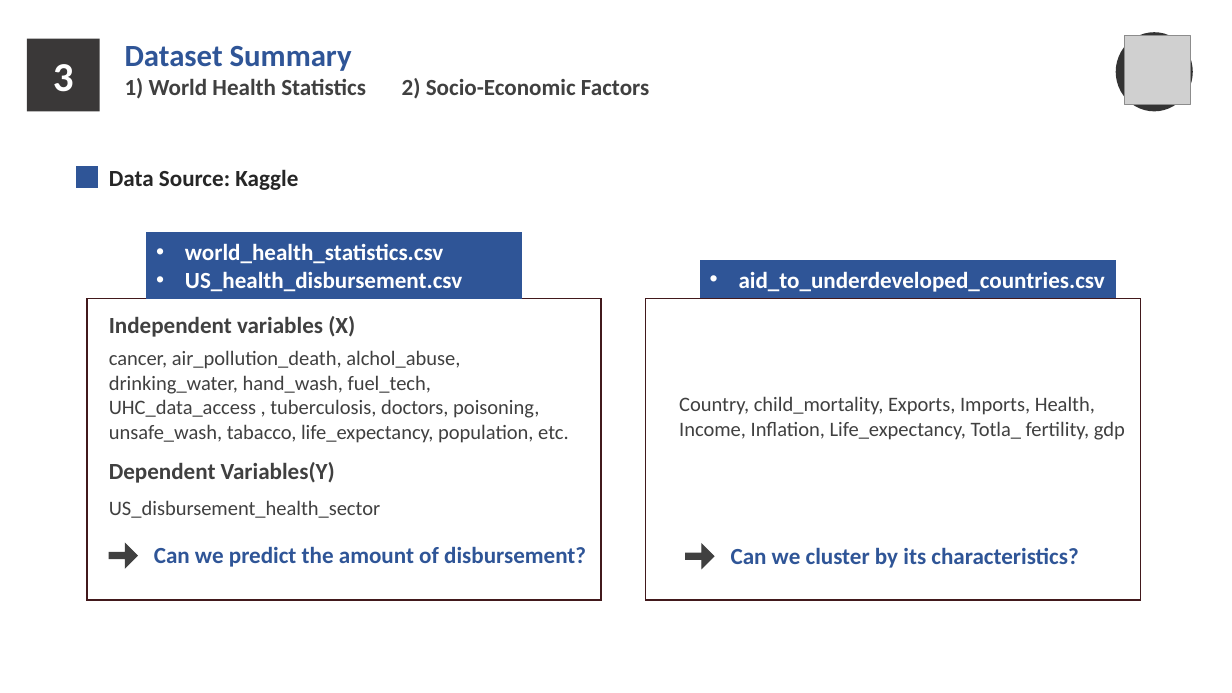
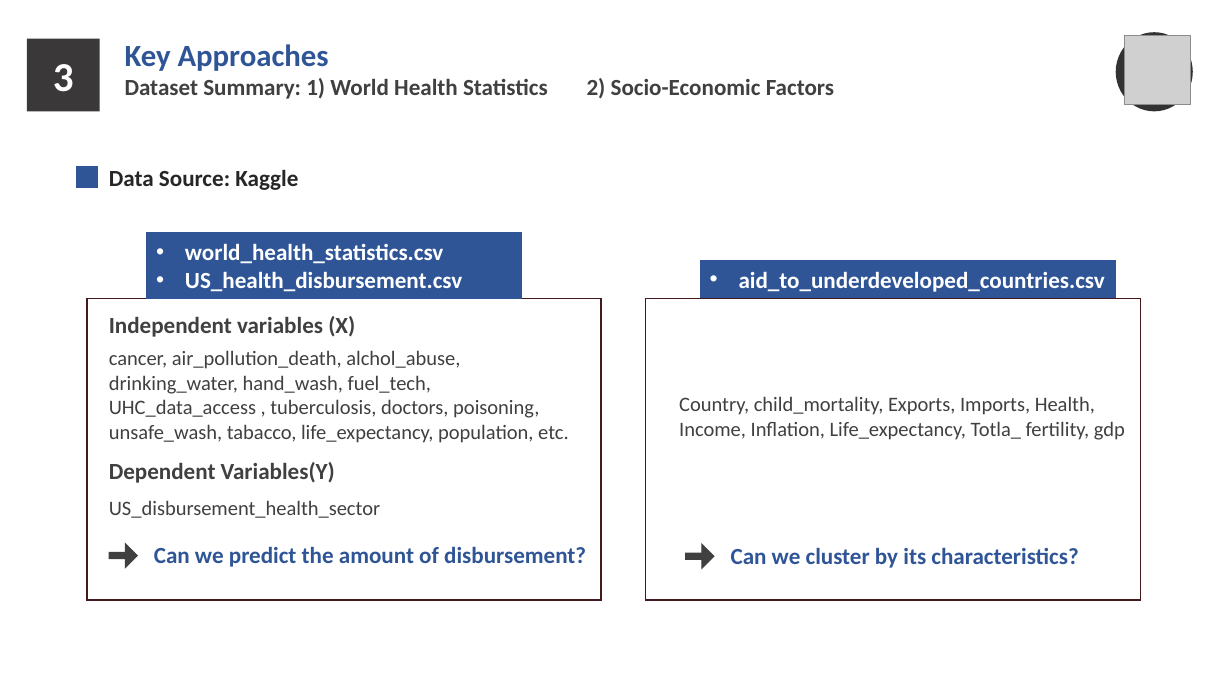
Before and after one commit to hej6853/Rowdy_Rooster_Project3, a slide deck: slide 7 of Factfulness_FINAL.pptx. Drawn at 1232x693 pixels with LibreOffice and Linux fonts; fonts in the diff are those of the drawing; grey boxes stand for pictures; background and template pictures are left out. Boxes give left, top, right and bottom in pixels: in the first picture for what was removed or moved away, otherwise in the second. Text is boxed around its words. In the diff, an @@ line names an element or a change of style, - is before the commit and + after.

```diff
--- a/Factfulness_FINAL.pptx
+++ b/Factfulness_FINAL.pptx
@@ text at <box>125,44,834,99</box>: text changed @@
-Dataset Summary
-1) World Health Statistics 2) Socio-Economic Factors
+Key Approaches
+Dataset Summary: 1) World Health Statistics 2) Socio-Economic Factors
```
Also in this commit, not shown: 5 other slides changed, 6 slides added, 11 slides removed, 8 other files.
